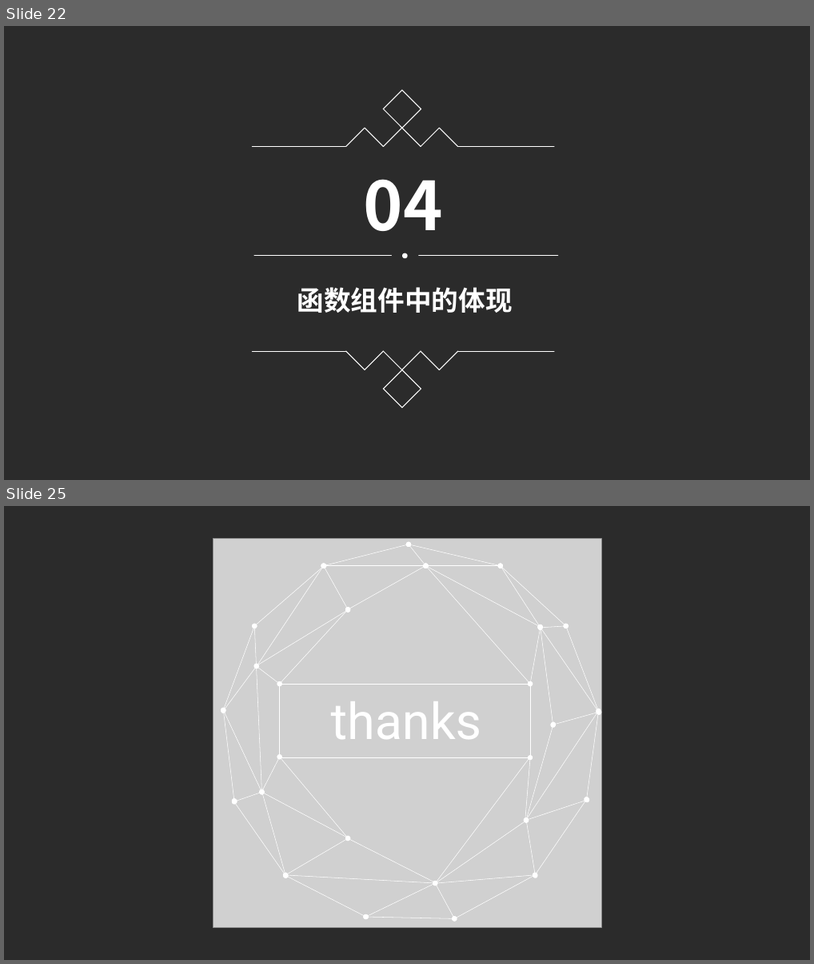
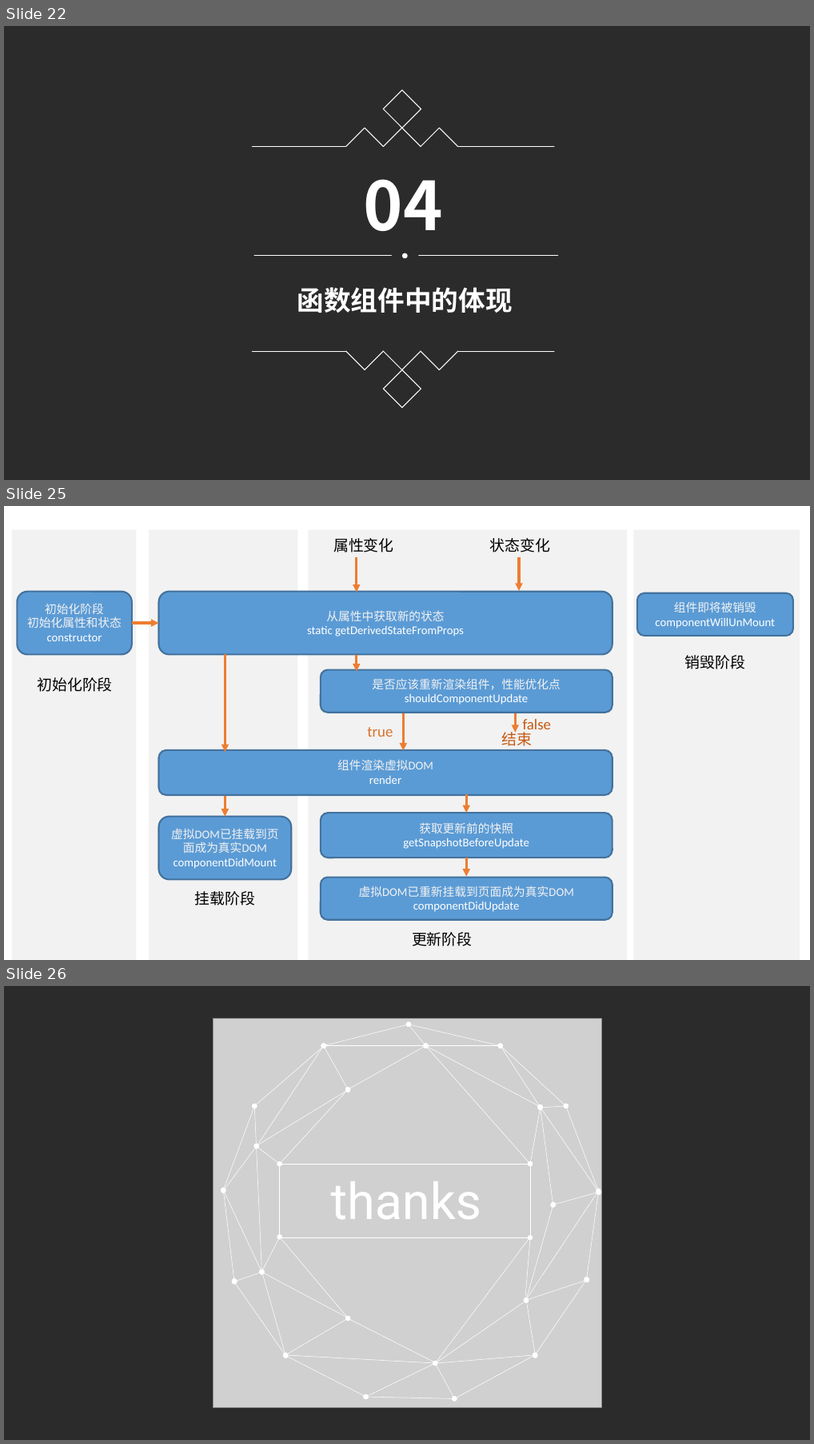
Before and after one commit to LKazusa/Learn, a slide deck: render.pptx. Shown one above the other, each under a label of ours: slides 22 and 25 before the commit, slides 22, 25 and 26 after it; the slides between them are not shown. The pictures are 814x964 and 814x1444 pixels, drawn with LibreOffice and Linux fonts; fonts in the diff are those of the drawing; grey boxes stand for pictures; background and template pictures are left out; a plain dark background stands for a picture behind light text. Boxes give left, top, right and bottom in pixels: in the first picture for what was removed or moved away, otherwise in the second. Text is boxed around its words. In the diff, an @@ line names an element or a change of style, - is before the commit and + after.

```diff
--- a/render.pptx
+++ b/render.pptx
@@ slide 25 added at [4, 506, 810, 960], background picture (left out) @@
@@ rectangle added at [12, 529, 137, 960], fill #E7E6E6 at 50% opacity @@
@@ rectangle added at [149, 529, 298, 960], fill #E7E6E6 at 50% opacity @@
@@ rectangle added at [308, 529, 627, 960], fill #E7E6E6 at 50% opacity @@
@@ rectangle added at [634, 529, 800, 960], fill #E7E6E6 at 50% opacity @@
@@ text added at [334, 538, 394, 552], 18 pt, text #000000 @@
+属性变化
@@ text added at [490, 538, 550, 552], 18 pt, text #000000 @@
+状态变化
@@ arrow added from (357, 557) to (357, 592), #ED7D31 3 pt @@
@@ arrow added from (519, 557) to (519, 591), #ED7D31 3 pt @@
@@ rounded rectangle added at [18, 592, 132, 654], fill #5B9BD5, outline #43739E 2 pt, 14 pt, text #F2F2F2 @@
+初始化阶段
+初始化属性和状态
+constructor
@@ rounded rectangle added at [159, 592, 613, 654], fill #5B9BD5, outline #43739E 2 pt, 14 pt, text #FFFFFF @@
+从属性中获取新的状态
+static getDerivedStateFromProps
@@ rounded rectangle added at [638, 593, 794, 636], fill #5B9BD5, outline #43739E 2 pt, 14 pt, text #FFFFFF @@
+组件即将被销毁
+componentWillUnMount
@@ arrow added from (132, 623) to (159, 623), #ED7D31 3 pt @@
@@ arrow added from (226, 654) to (226, 752), #ED7D31 3 pt @@
@@ rounded rectangle added at [321, 670, 613, 712], fill #5B9BD5, outline #43739E 2 pt, 14 pt, text #FFFFFF @@
+是否应该重新渲染组件，性能优化点
+shouldComponentUpdate
@@ arrow added from (357, 656) to (357, 671), #ED7D31 3 pt @@
@@ text added at [686, 655, 746, 669], 18 pt, text #000000 @@
+销毁阶段
@@ text added at [37, 677, 112, 692], 18 pt, text #000000 @@
+初始化阶段
@@ arrow added from (403, 713) to (403, 751), #ED7D31 3 pt @@
@@ arrow added from (516, 713) to (516, 732), #ED7D31 3 pt @@
@@ text added at [523, 719, 552, 733], 18 pt, text #C55A11 @@
+false
@@ text added at [367, 727, 393, 736], 18 pt, text #D7712B @@
+true
@@ text added at [502, 728, 532, 746], 18 pt, text #C55A11 @@
+结束
@@ rounded rectangle added at [159, 750, 613, 795], fill #5B9BD5, outline #43739E 2 pt, 14 pt, text #F2F2F2 @@
+组件渲染虚拟DOM
+render
@@ rounded rectangle added at [159, 816, 291, 880], fill #5B9BD5, outline #43739E 2 pt, 14 pt, text #F2F2F2 @@
+虚拟DOM已挂载到页面成为真实DOM
+componentDidMount
@@ arrow added from (226, 796) to (226, 816), #ED7D31 3 pt @@
@@ rounded rectangle added at [321, 812, 613, 857], fill #5B9BD5, outline #43739E 2 pt, 14 pt, text #FFFFFF @@
+获取更新前的快照
+getSnapshotBeforeUpdate
@@ arrow added from (466, 794) to (466, 812), #ED7D31 3 pt @@
@@ arrow added from (466, 857) to (466, 876), #ED7D31 3 pt @@
@@ rounded rectangle added at [321, 877, 613, 919], fill #5B9BD5, outline #43739E 2 pt, 14 pt, text #F2F2F2 @@
+虚拟DOM已重新挂载到页面成为真实DOM
+componentDidUpdate
@@ text added at [195, 891, 256, 905], 18 pt, text #000000 @@
+挂载阶段
@@ text added at [412, 932, 473, 946], 18 pt, text #000000 @@
+更新阶段
@@ what was slide 25 is now slide 26 @@
```
Also in this commit, not shown: 3 slides changed.
